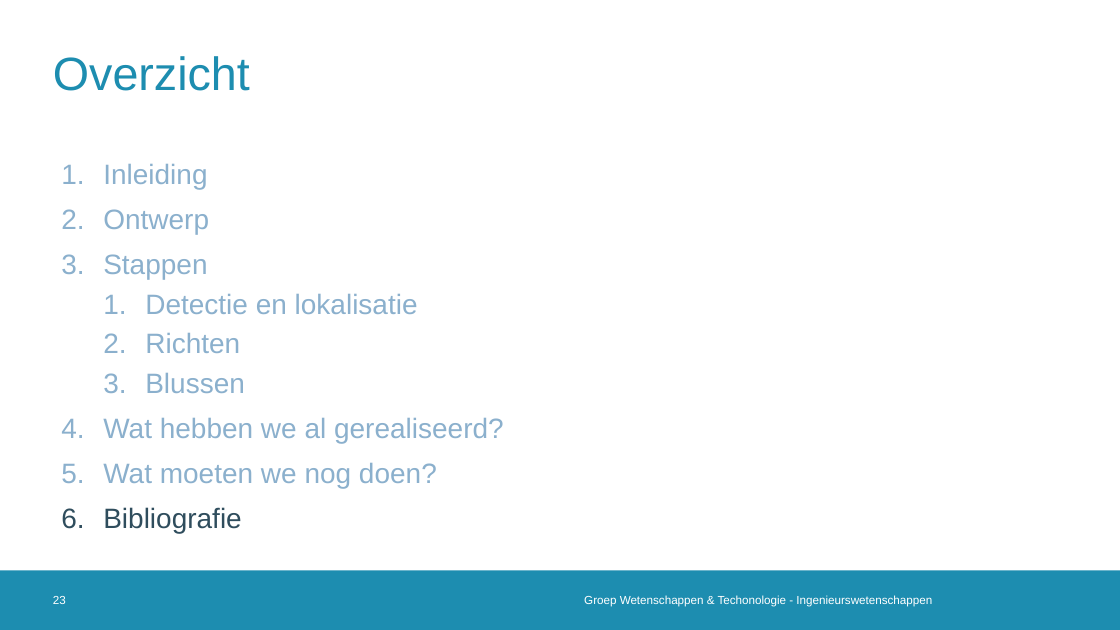
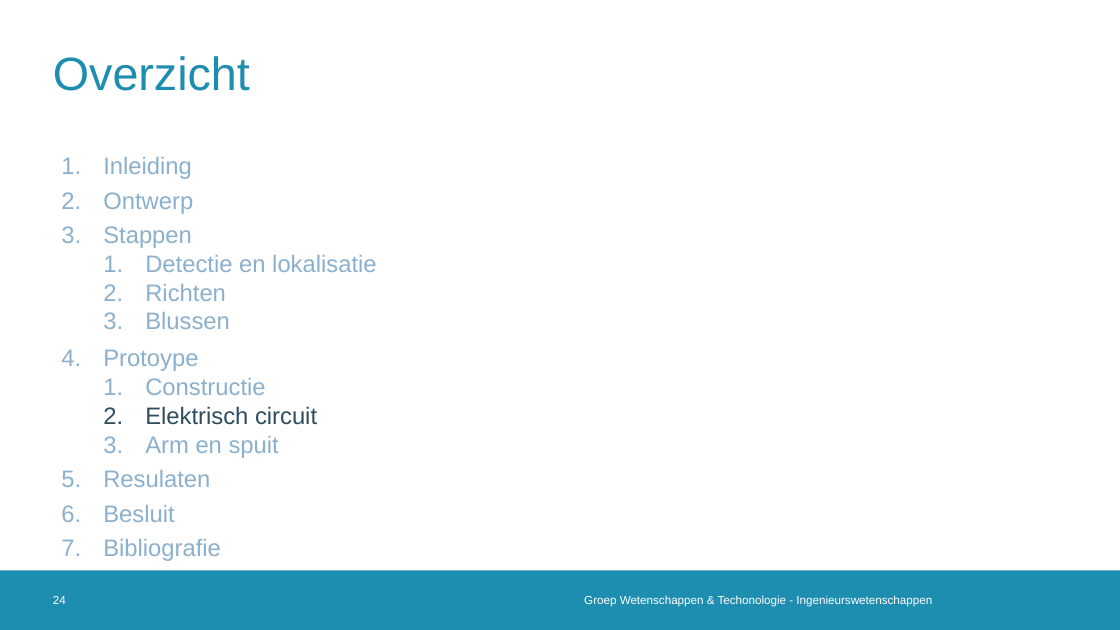
Before and after one commit to 2023-2022-KULAK-IW/2022_2023_Probleemoplossen_en_Ontwerpen_2, a slide deck: slide 24 of LATEX + ppt/Tussentijdse Presentatie .pptx (slide 23 before the commit). Drawn at 1120x630 pixels with LibreOffice and Linux fonts; fonts in the diff are those of the drawing; background and template pictures are left out. Boxes give left, top, right and bottom in pixels: in the first picture for what was removed or moved away, otherwise in the second. Text is boxed around its words. In the diff, an @@ line names an element or a change of style, - is before the commit and + after.

```diff
--- a/LATEX + ppt/Tussentijdse Presentatie .pptx
+++ b/LATEX + ppt/Tussentijdse Presentatie .pptx
@@ text at <box>103,157,377,561</box>: size 24 to 20.4 pt in "Inleiding", "Ontwerp", "Stappen", "Detectie en lokalisatie" and 3 more places; text colour #2F4D5D to #8CB0CD in "Bibliografie"; line spacing 1 to 0.8 @@
@@ text at <box>103,349,317,522</box>: text changed; size 24 to 20.4 pt @@
-4. Wat hebben we al gerealiseerd?
-5. Wat moeten we nog doen?
+4. Protoype
+  1. Constructie
+  2. Elektrisch circuit
+  3. Arm en spuit
+5. Resulaten
+6. Besluit
@@ page number at <box>53,596,66,604</box>: text changed @@
-23
+24
```
Also in this commit, not shown: 17 other slides changed, 2 slides added, 1 other file.
